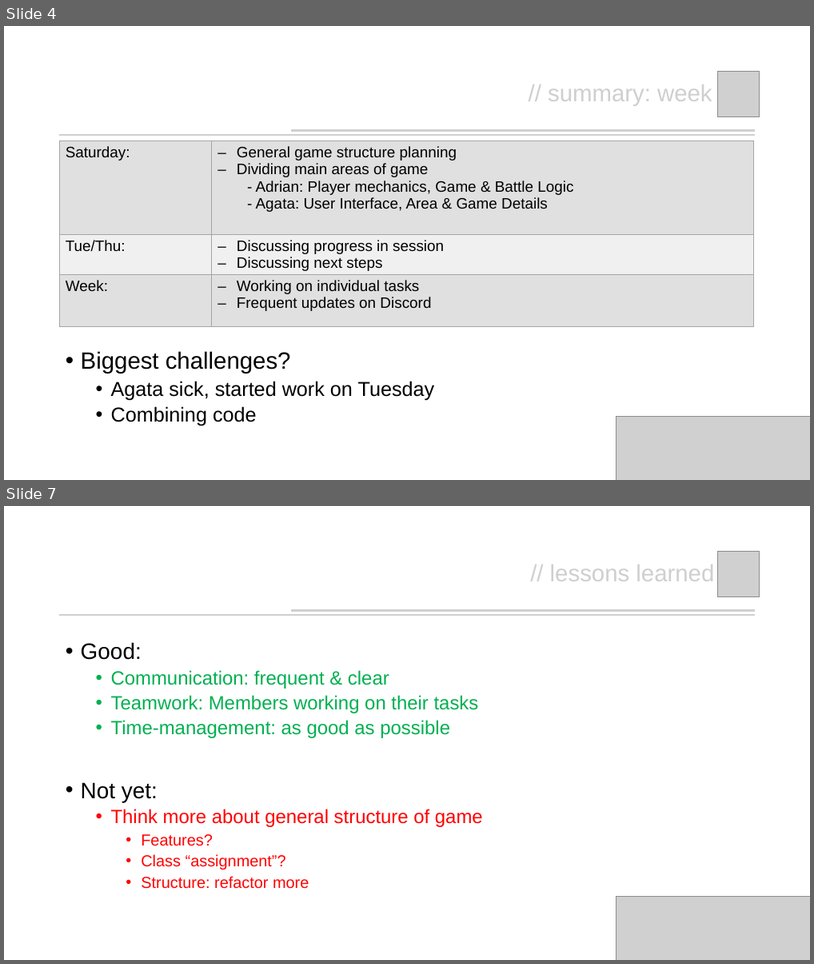
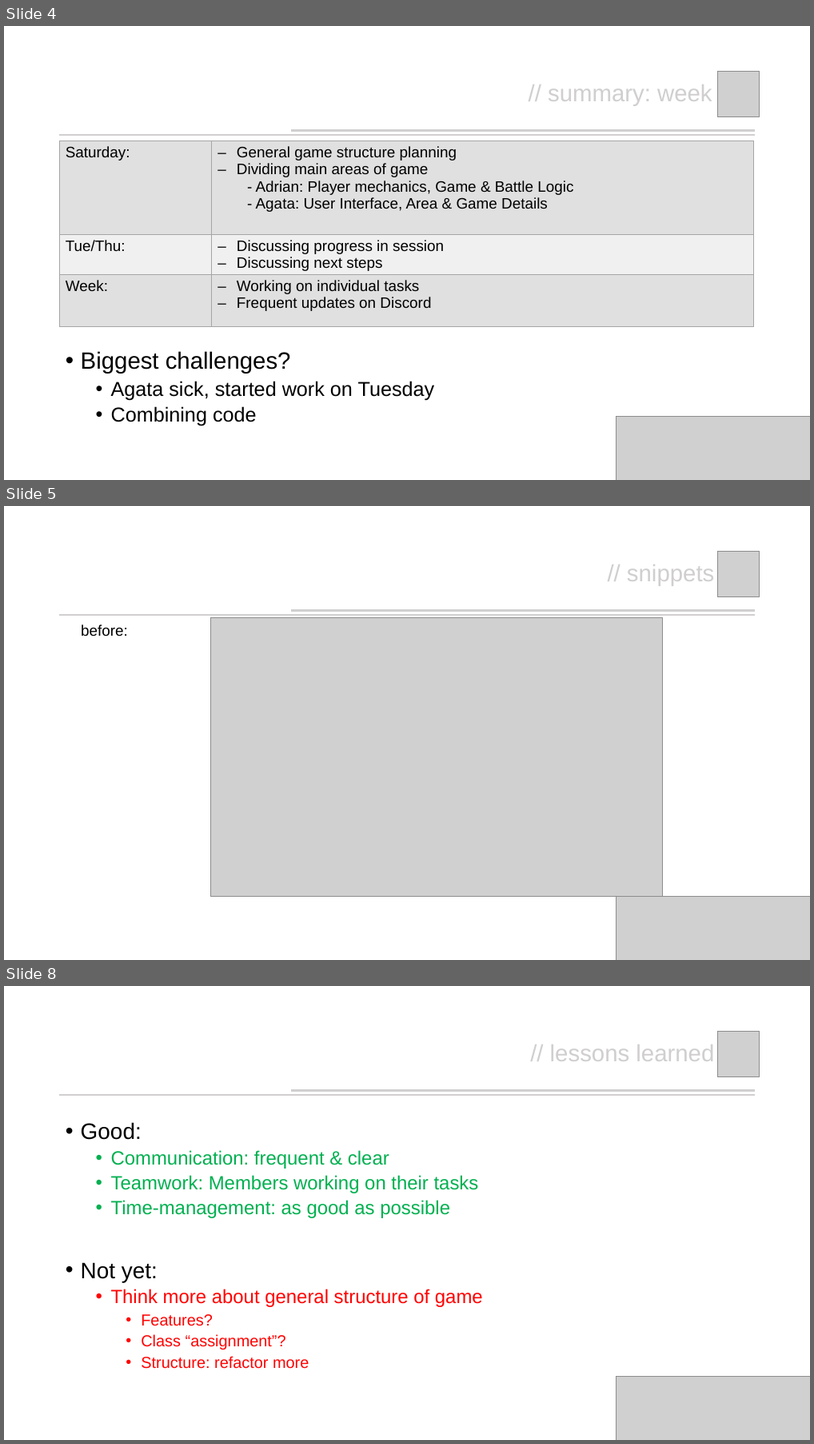
Before and after one commit to Shcoobz/mighty-text-adventure-java-Shcoobz, a slide deck: presentation/team_presentation_mightyTextAdventure.pptx. Shown one above the other, each under a label of ours: slides 4 and 7 before the commit, slides 4, 5 and 8 after it; the slides between them are not shown. The pictures are 814x964 and 814x1444 pixels, drawn with LibreOffice and Linux fonts; fonts in the diff are those of the drawing; grey boxes stand for pictures. Boxes give left, top, right and bottom in pixels: in the first picture for what was removed or moved away, otherwise in the second. Text is boxed around its words. In the diff, an @@ line names an element or a change of style, - is before the commit and + after.

```diff
--- a/presentation/team_presentation_mightyTextAdventure.pptx
+++ b/presentation/team_presentation_mightyTextAdventure.pptx
@@ slide 5 added at (4, 506, 810, 960), background #FFFFFF @@
@@ picture added at (718, 551, 759, 596) @@
@@ title added at (627, 564, 714, 586), 28 pt, text #D0CECE @@
+// snippets
@@ line added from (60, 615) to (755, 615), #D1CFCF 2.25 pt @@
@@ text added at (81, 624, 128, 636), 18 pt, text #000000 @@
+before:
@@ picture added at (211, 618, 663, 896) @@
@@ line added from (291, 611) to (755, 611), #D1CFCF 2.25 pt @@
@@ picture added at (616, 896, 810, 960) @@
@@ what was slide 7 is now slide 8 @@
```
Also in this commit, not shown: 1 slide changed, 1 other slide added, 1 slide removed.
